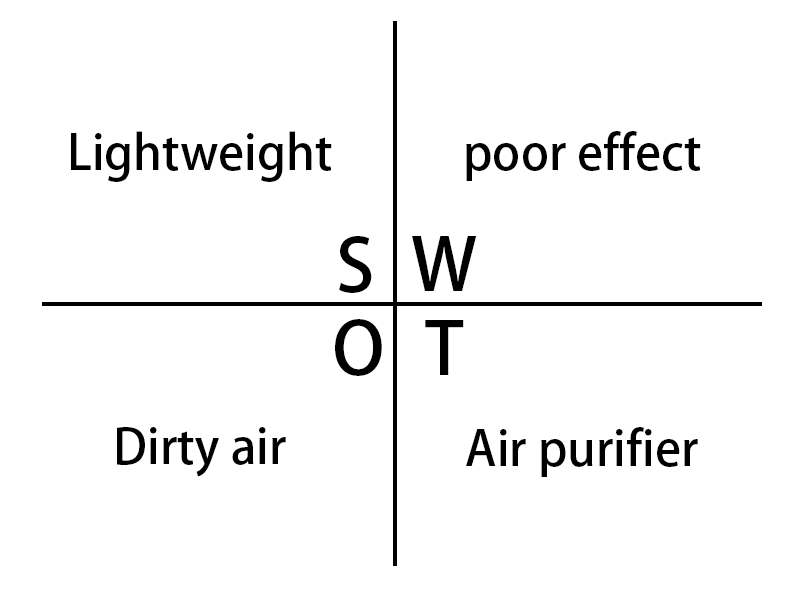
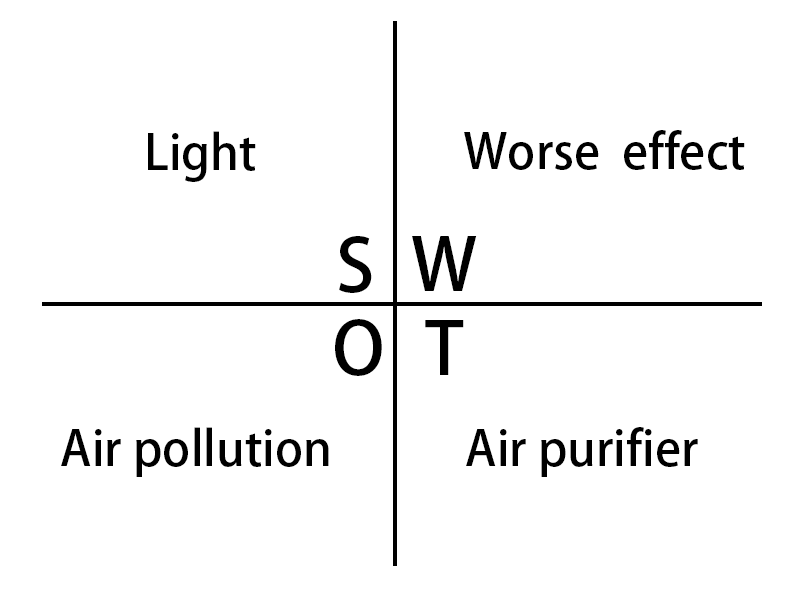
Layered file, before and after one edit (800x600). Changes by layer:
renamed "Dirty air" to "Air pollution", painted on it over [61,427,329,477]
renamed "poor effect" to "Worse effect", painted on it over [464,130,745,181]
renamed "Lightweight" to "Light", painted on it over [71,131,332,182]
